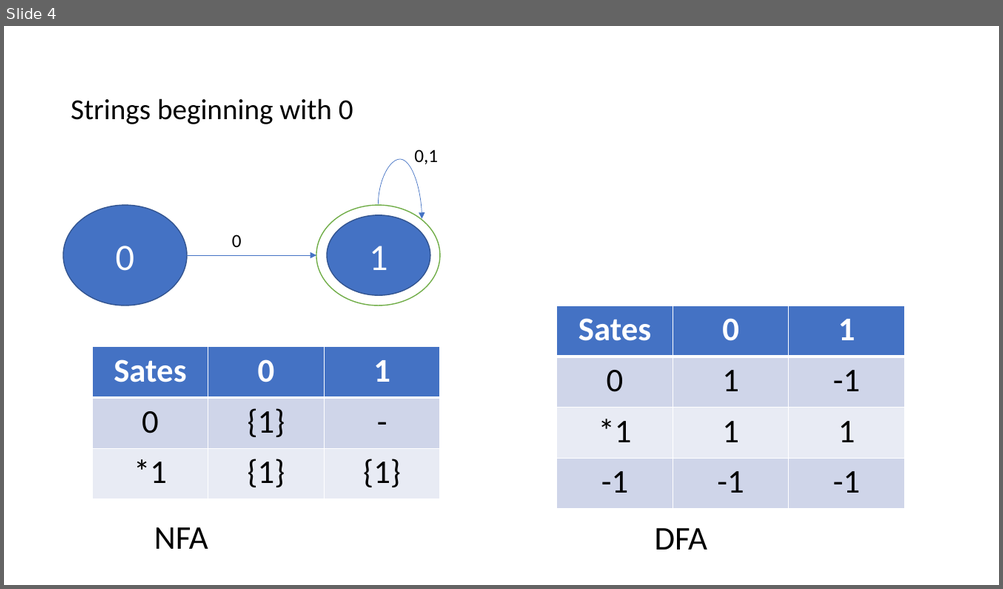
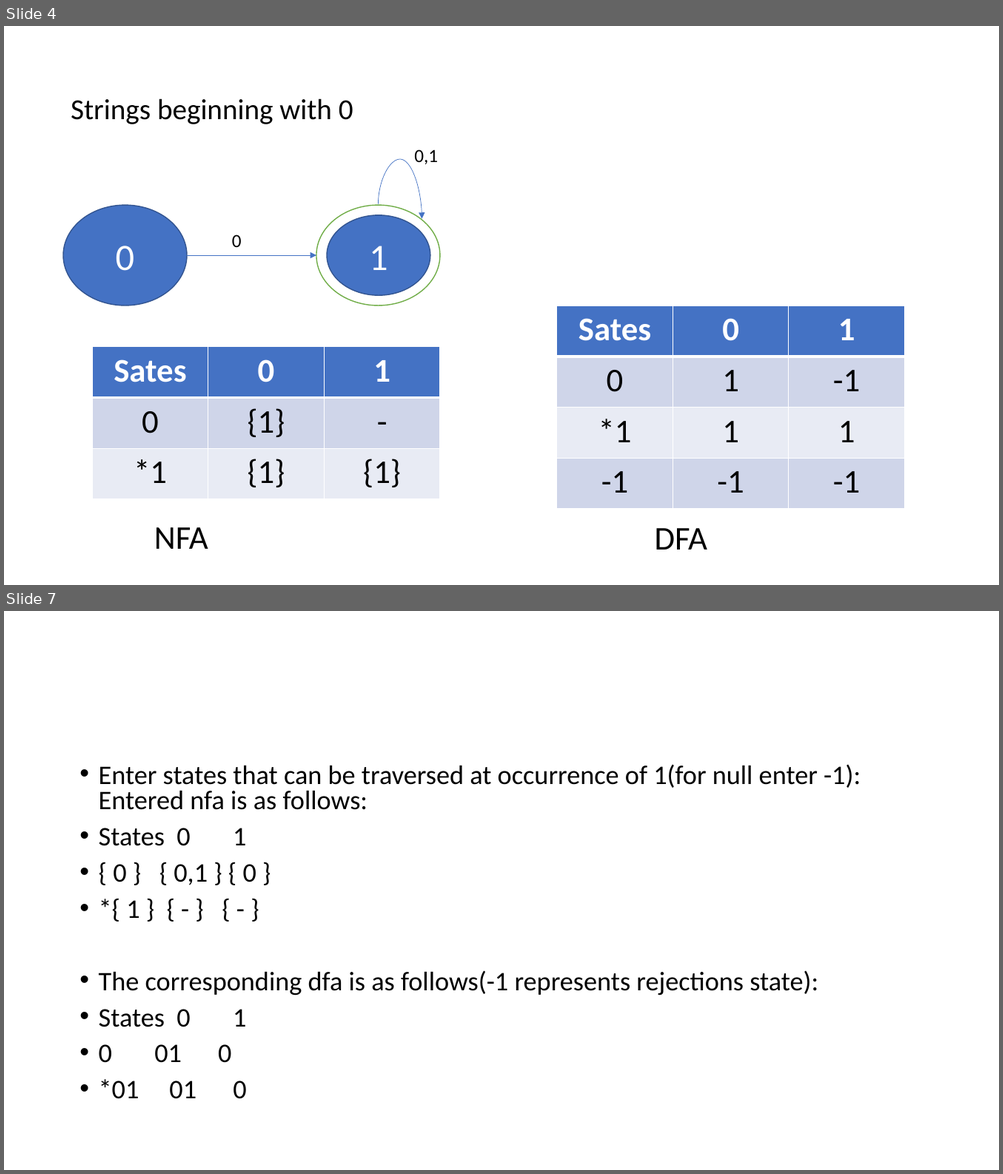
Before and after one commit to DhavalDDT/sd, a slide deck: nfa to dfa/test cases.pptx. Shown one above the other, each under a label of ours: slide 4 before the commit, slides 4 and 7 after it; the slides between them are not shown. The pictures are 1003x589 and 1003x1174 pixels, drawn with LibreOffice and Linux fonts; fonts in the diff are those of the drawing. Boxes give left, top, right and bottom in pixels: in the first picture for what was removed or moved away, otherwise in the second. Text is boxed around its words. In the diff, an @@ line names an element or a change of style, - is before the commit and + after.

Commit message:
interpreted null as 0(front end)

```diff
--- a/nfa to dfa/test cases.pptx
+++ b/nfa to dfa/test cases.pptx
@@ slide 7 added at (4, 611, 999, 1170), background #FFFFFF @@
@@ text added at (99, 765, 860, 1099), 25.9 pt, text #000000 @@
+• Enter states that can be traversed at occurrence of 1(for null enter -1): Entered nfa is as follows:
+• States 0 1
+• { 0 } { 0,1 } { 0 }
+• *{ 1 } { - } { - }
+• The corresponding dfa is as follows(-1 represents rejections state):
+• States 0 1
+• 0 01 0
+• *01 01 0
```
Also in this commit, not shown: 4 other slides added, 3 other files.
